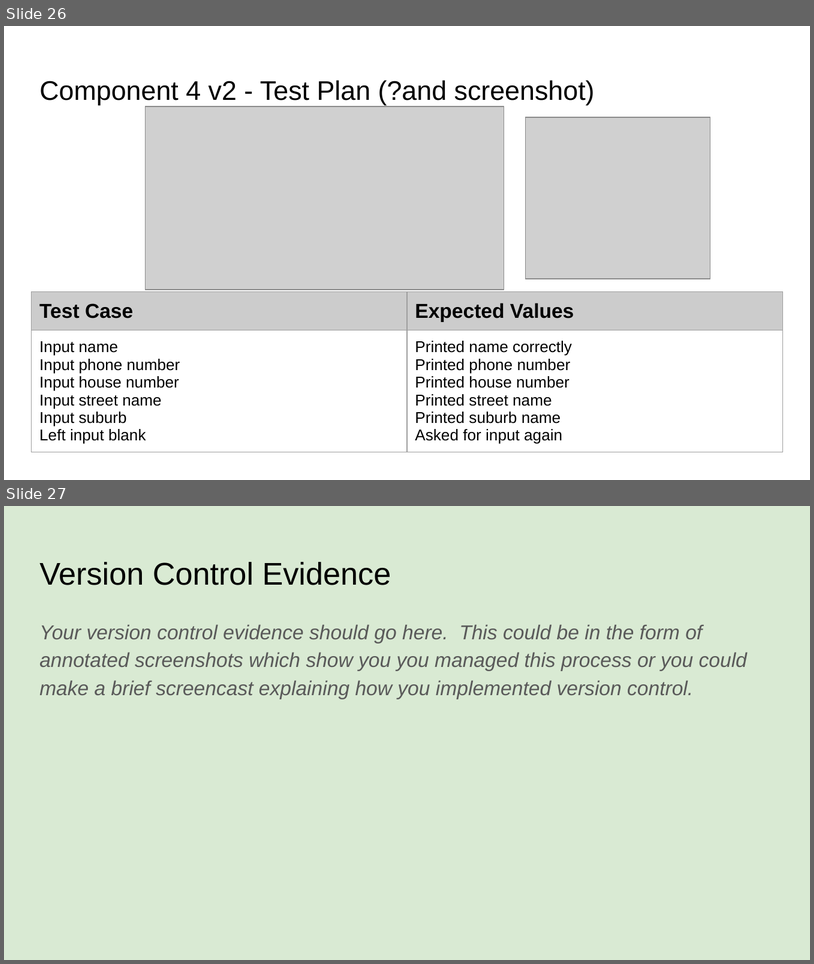
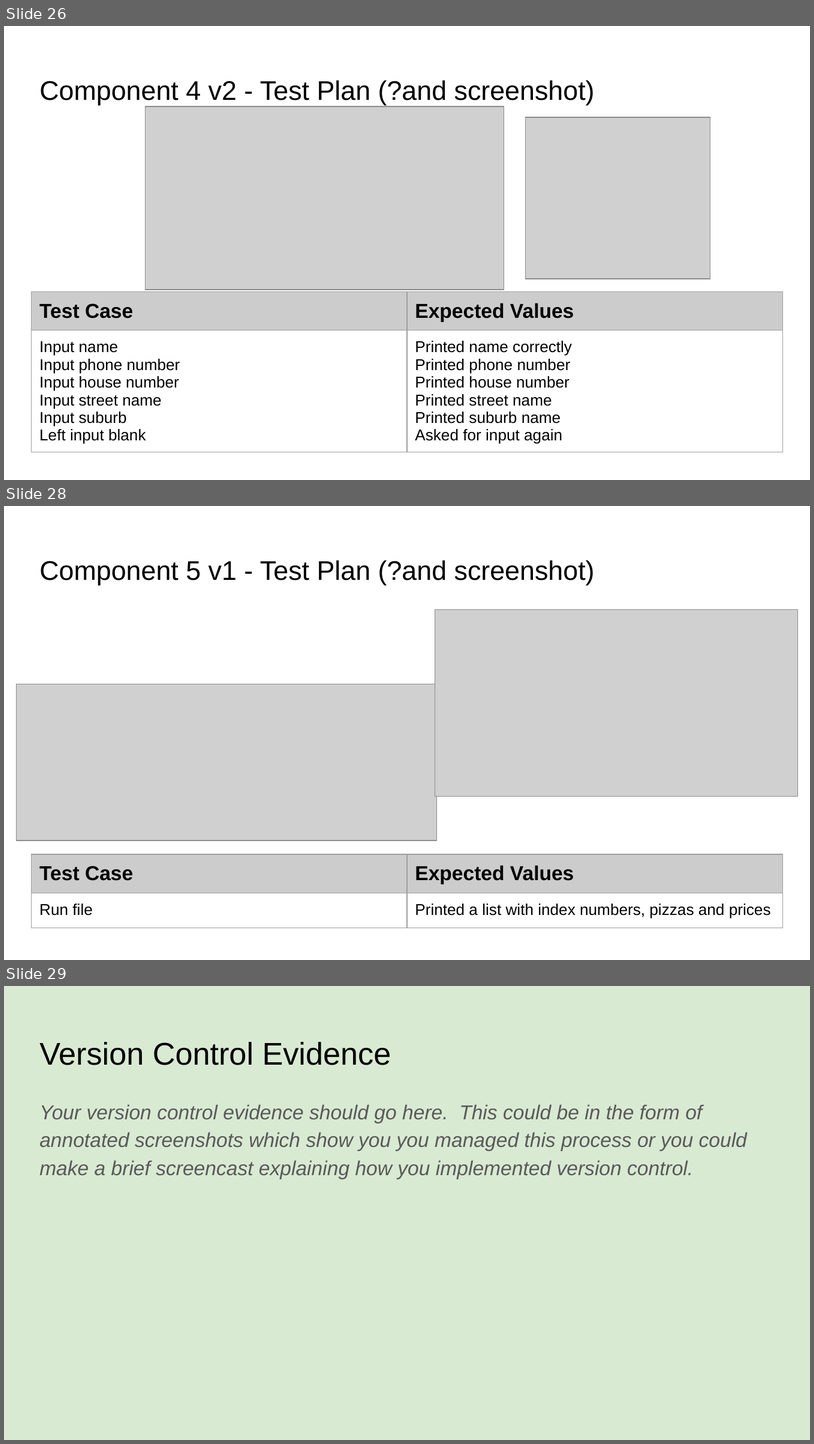
Before and after one commit to James-Wilde/Pizza_Bot, a slide deck: 022_91893+_+91897+Documentation.pptx. Shown one above the other, each under a label of ours: slides 26 and 27 before the commit, slides 26, 28 and 29 after it; the slides between them are not shown. The pictures are 814x964 and 814x1444 pixels, drawn with LibreOffice and Linux fonts; fonts in the diff are those of the drawing; grey boxes stand for pictures. Boxes give left, top, right and bottom in pixels: in the first picture for what was removed or moved away, otherwise in the second. Text is boxed around its words. In the diff, an @@ line names an element or a change of style, - is before the commit and + after.

Commit message:
Added version 1 pizza menu
Created a basic pizza menu

```diff
--- a/022_91893+_+91897+Documentation.pptx
+++ b/022_91893+_+91897+Documentation.pptx
@@ slide 28 added at <box>4,506,810,960</box>, background #FFFFFF @@
@@ title added at <box>39,560,595,585</box>, 24 pt, text #000000 @@
+Component 5 v1 - Test Plan (?and screenshot)
@@ picture added at <box>435,609,798,795</box> @@
@@ picture added at <box>16,684,437,841</box> @@
@@ table added at <box>32,855,783,930</box>, 2 rows, 2 columns @@
+Test Case | Expected Values
+Run file | Printed a list with index numbers, pizzas and prices
@@ what was slide 27 is now slide 29 @@
```
Also in this commit, not shown: 1 other slide added, 1 other file.
